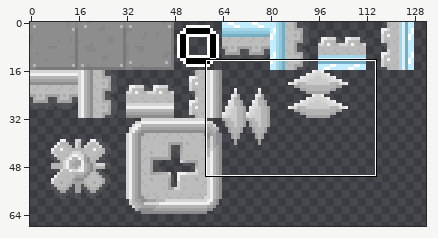
Two states of a sprite sheet, Assets/img/TileSet.png. The first picture is a wide view before the edit; the outline marks the close-up.
Close-up. Earlier state:
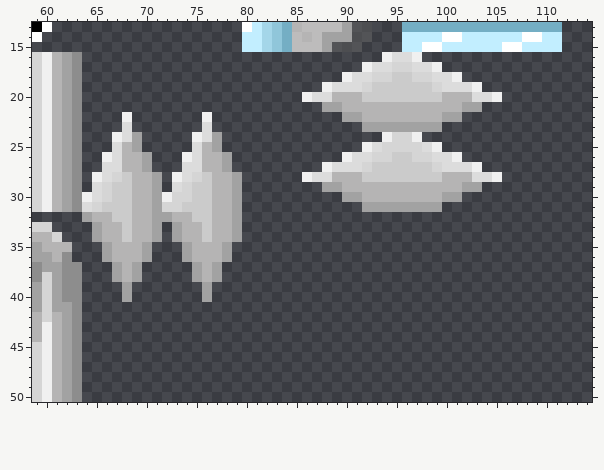
The file is 160x160 pixels. Colours within 5 levels of each other are drawn and written as one. Shown: x 59..114, y 13..50. The wide view leaves out empty margins.
New version:
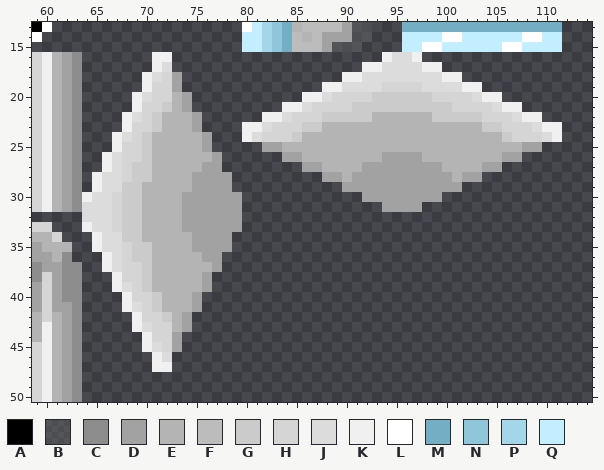
Palette (. is transparent): A #000000  B #5f5f5f80  C #8d8d8d  D #a2a2a2  E #b5b4b4  F #bdbcbc  G #cbcbcb  H #d5d5d5  J #dcdcdc  K #f0f0f0  L #ffffff  M #74aec4  N #90c6da  P #a4d6e9  Q #c2eeff
Difference:
y 16: x 71..72 .. -> KK
y 17: x 71..72 .. -> KJ; x 93 J -> K; x 95..96 HH -> JJ; x 98 J -> K
y 18: x 70..73 .... -> KJHD; x 91 J -> K; x 93..98 HHGGHH -> JJJJJJ; x 100 J -> K
y 19: x 70..73 .... -> KHHD; x 89 J -> K; x 92..99 HGGGGGGH -> JJHHHHJJ; x 102 J -> K
y 20: x 69..74 ...... -> KJHHED; x 87 J -> K; x 89..92 EEEG -> HHHH; x 99..102 GEEE -> HHHH; x 104 J -> K
y 21: x 69..74 ...... -> KHHGED; x 84..107 ....DDEEEEEEEEEEEEDD.... -> KKJHHHHGGGGGGGGGGHHHHJKK
y 22: x 69..76 .......K -> JHGEEED.; x 82..92 ........DDE -> KKJHHHGGGGG; x 99..109 EDD........ -> GGGGGHHHJKK
y 23: x 68..76 J.......J -> KHHGEEED.; x 80..111 ............DDDDDDDD............ -> KKJHHHGGEEEEEEEEEEEEEEEEGGHHHJKK
y 24: x 69..77 D.....KJD -> HGEEEEED.; x 80..111 ..............KHHK.............. -> KJHHHGEEEEEEEEEEEEEEEEEEEEGHHHJK
y 25: x 67..77 JED.....JED -> KHHGEEEEED.; x 82..109 ..........KJHHHHJK.......... -> DDEEEEEEEEEEEEEEEEEEEEEEEEDD
y 26: x 68..75 EED...KJ -> HHGEEEEE; x 77..78 ED -> D.; x 84..107 ......KJJHHGGHHJJK...... -> DDEEEEEEEEDDDDEEEEEEEEDD
y 27: x 66 J -> K; x 68..78 EED...JJEED -> HGGEEEEEDD.; x 86..105 ..KJJJHGGGGGGHJJJK.. -> DDEEEEDDDDDDDDEEEEDD
y 28: x 67..79 HGEED.KJHGEED -> JHGGEEEEDDDD.; x 86..89 KJJE -> ..DD; x 91..100 EGGGGGGGGE -> DDDDDDDDDD; x 102..105 EJJK -> DD..
y 29: x 65..67 JHG -> KJJ; x 69 E -> G; x 71..79 D.JHGGEED -> EEEEDDDD.; x 88..103 DDEEEEEEEEEEEEDD -> ..DDDDDDDDDDDD..
y 30: x 66..67 HG -> JH; x 69 E -> G; x 71..78 DKHHGGEE -> EEEDDDDD; x 90..101 DDEEEEEEEEDD -> ..DDDDDDDD..
y 31: x 65..67 HGG -> JJH; x 69 E -> G; x 71..78 DHHGGGEE -> EEEDDDDD; x 92..93 DD -> ..; x 98..99 DD -> ..
y 32: x 64..67 DEEG -> JJJH; x 69 E -> G; x 71..72 DD -> EE; x 74..78 EGGEE -> DDDDD
y 33: x 64..67 .DEE -> KJJH; x 69 E -> G; x 71..78 D.DEEGEE -> EEEDDDDD
y 34: x 65..67 DEE -> KJJ; x 69 E -> G; x 71..73 D.D -> EEE; x 75..79 EGEED -> DDDD.
y 35: x 65..77 .DEEED...DEEE -> KJJHGGEEEEDDD
y 36: x 66..74 DEEED...D -> KJHGGEEEE; x 76..78 EED -> DD.
y 37: x 66..75 .DED.....D -> KJHHGEEEEE
y 38: x 67..77 DED.....DED -> KHHGEEEEED.
y 39: x 67..75 .D....... -> KJHGEEEEE
y 40: x 68..76 D.......D -> KHHGEEED.
y 41: x 68..75 ........ -> KJHGEEED
y 42: x 69..74 ...... -> KHHGED
y 43: x 69..74 ...... -> KJHHED
y 44: x 70..73 .... -> KHHD
y 45: x 70..73 .... -> KJHD
y 46: x 71..72 .. -> KJ
y 47: x 71..72 .. -> KK
Boxes around the changes in both close-ups, in picture pixels (x1, y1, x2, y2):
changed: (82, 52, 562, 372)
